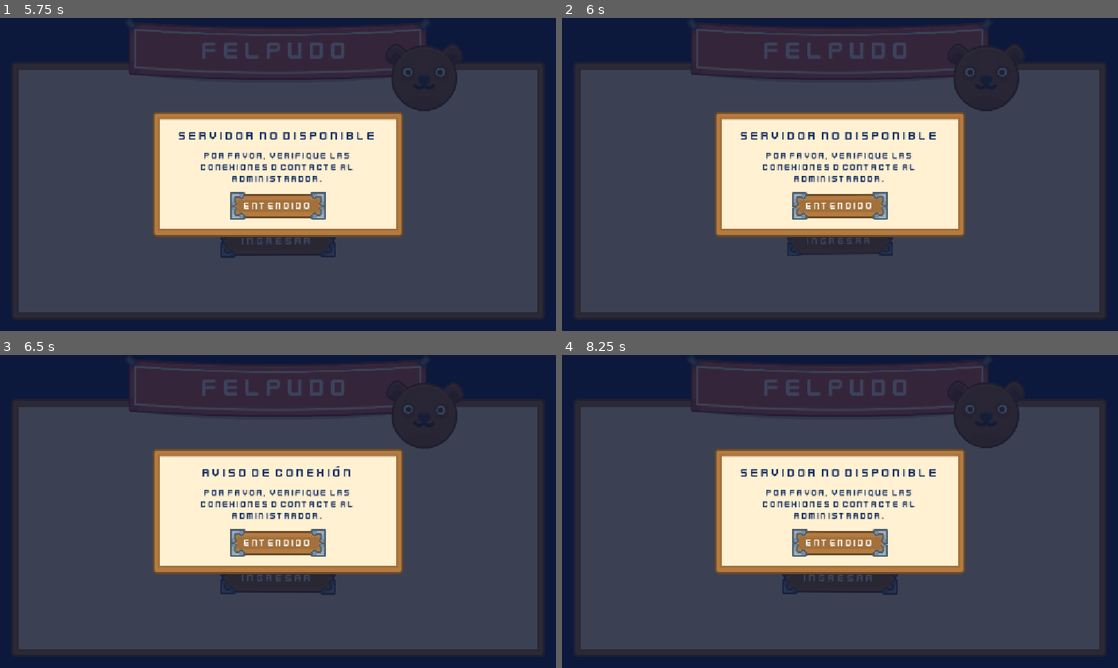
Above: before the commit, frames 1-4 (two rows, left to right).
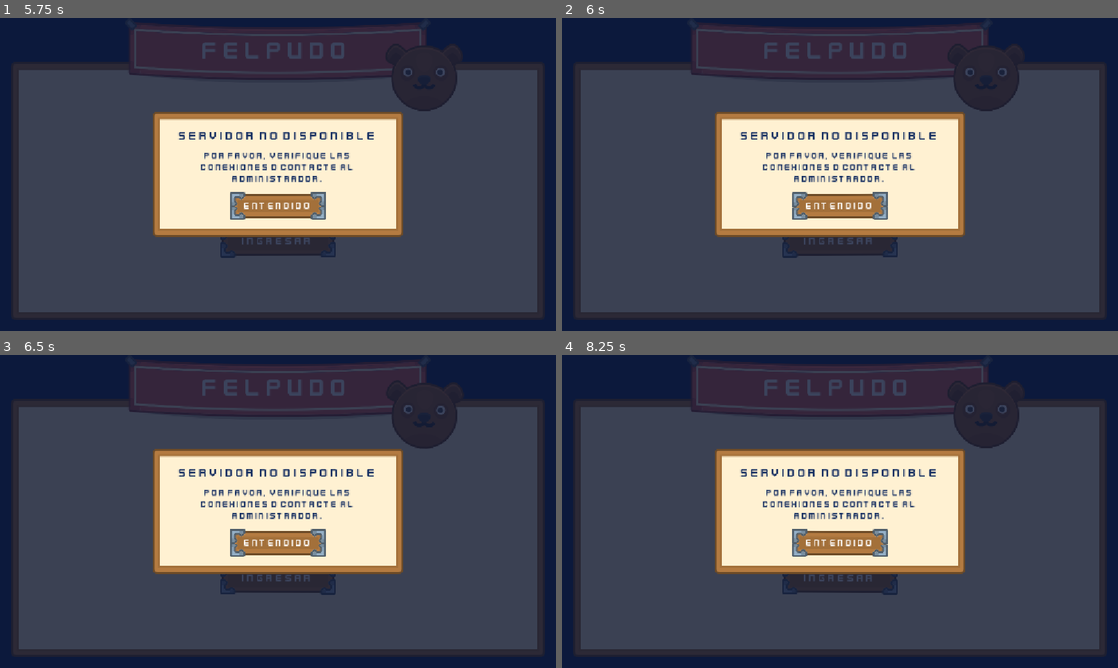
Above: after the commit, the same moments.

Repository: AndresEncalada/Aplicacion-Multiplataforma-de-Actividades-Ludicas-Infantiles
Game: Godot game, scene res://login_profesor.tscn
Two runs of this game, one before a commit and one after it. Both use one fixed random seed, a clock stepped at 60 frames per second and the inputs below.
Inputs (mouse positions are in pixels of both pictures, inside the frame that each line leads up to):
- Up to frame 1 (5.75 s): click (278, 177) at 0.52 s; type "12" at 0.6 s; click (278, 205) at 0.75 s; type "12" at 0.83 s; type "Felpudo" at 1.25 s; type "Ingresar" at 2 s; tap Enter at 2.75, 5 s; move the mouse to (400, 158) at 2.77 s; click (400, 158) at 2.92 s; tap Space at 3.02, 4.25, 4.52 s; type "Entendido" at 3.5 s; move the mouse to (166, 190) at 4.27 s; click (166, 190) at 4.42 s; move the mouse to (333, 105) at 5.02 s; click (333, 105) at 5.17 s
- Up to frame 2 (6 s): tap Space at 5.75 s; move the mouse to (812, 237) at 5.77 s; click (812, 237) at 5.92 s
- Up to frame 3 (6.5 s): tap Space at 6.02 s
- Up to frame 4 (8.25 s): tap Enter at 6.5 s; move the mouse to (1006, 558) at 6.52 s; click (1006, 558) at 6.67 s; tap Space at 6.77, 7.25, 7.52 s; move the mouse to (673, 464) at 7.27 s; click (673, 464) at 7.42 s; move the mouse to (867, 511) at 8.02 s; click (867, 511) at 8.17 s

Frame 1 is identical in both runs. In frame 2, 0.2% of the frame differs, in the area x 39-61%, y 70-77%; in frame 3, 0.6%, in the area x 32-68%, y 35-39%; in frame 4, nothing differs.

Commit message:
fix(ui): ensure alert modal receives input by calling move_to_front
The modal was added to the scene before _ui_root and bg, so despite
having z_index=50, those later-added siblings captured GUI input first.
Calling move_to_front() when the alert is shown repositions the modal
node to the end of the parent's child list, giving it input priority.

Diff:
--- a/frontend/felpudo/login_profesor.gd
+++ b/frontend/felpudo/login_profesor.gd
@@ -805,6 +805,7 @@
 	if is_instance_valid(_lbl_alerta_mensaje):
 		_lbl_alerta_mensaje.text = mensaje
 	if is_instance_valid(_modal_alerta):
+		_modal_alerta.move_to_front()
 		_modal_alerta.visible = true
 
 # ---------------------------------------------------------------------------
